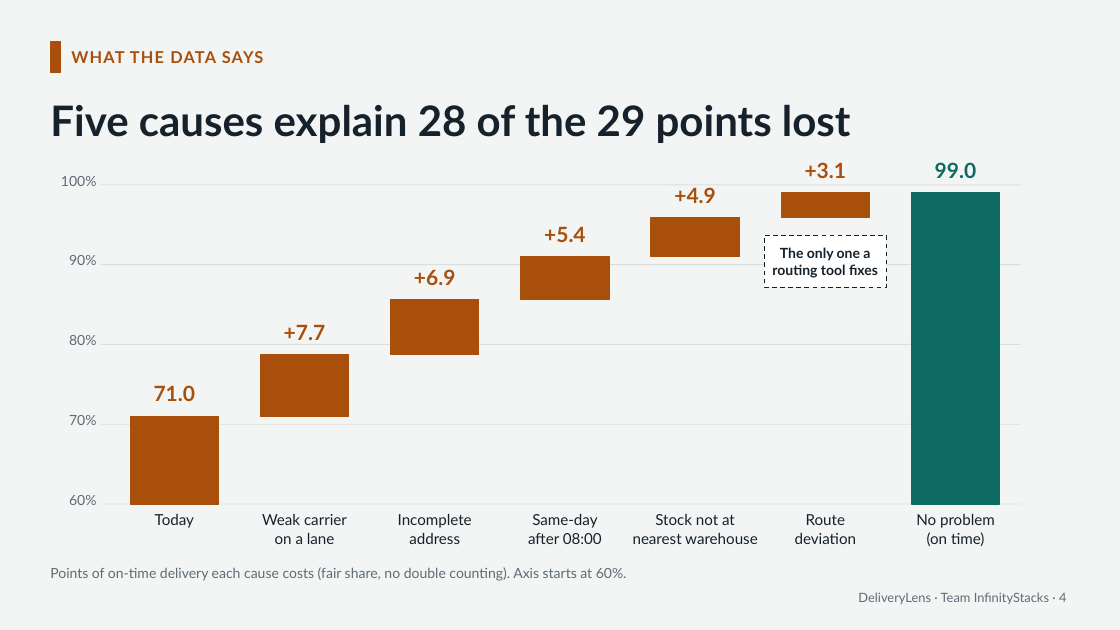
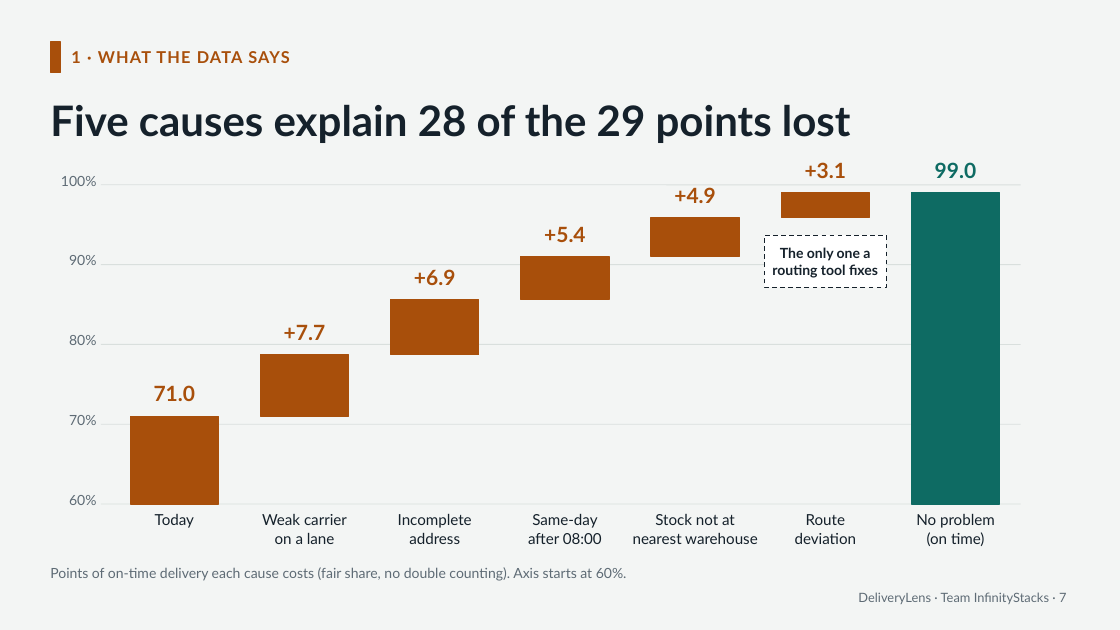
Before and after one commit to saimuthiki/halcyon-deliverylens, a slide deck: slide 7 of deck/DeliveryLens-pitch.pptx (slide 4 before the commit). Drawn at 1120x630 pixels with LibreOffice and Linux fonts; fonts in the diff are those of the drawing. Boxes give left, top, right and bottom in pixels: in the first picture for what was removed or moved away, otherwise in the second. Text is boxed around its words. In the diff, an @@ line names an element or a change of style, - is before the commit and + after.

```diff
--- a/deck/DeliveryLens-pitch.pptx
+++ b/deck/DeliveryLens-pitch.pptx
@@ text at [71, 51, 289, 63]: text changed @@
-WHAT THE DATA SAYS
+1 · WHAT THE DATA SAYS
@@ text at [858, 592, 1066, 604]: text changed @@
-DeliveryLens · Team InfinityStacks · 4
+DeliveryLens · Team InfinityStacks · 7
```
Also in this commit, not shown: 13 other slides changed, 13 slides added, 4 other files.
